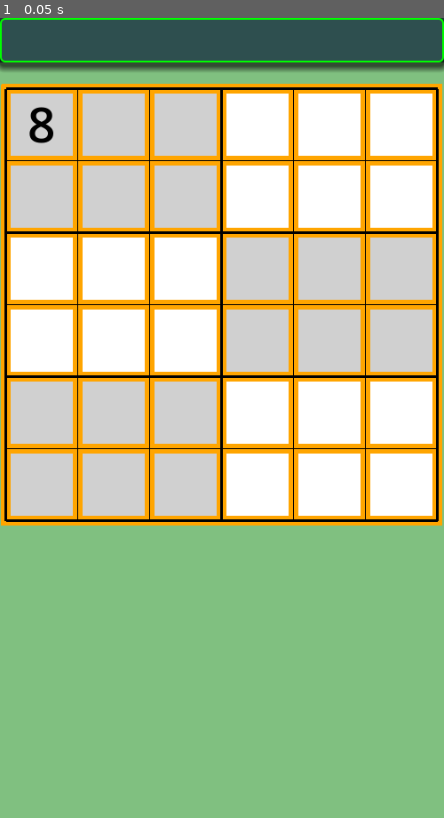
Above: before the commit, frame 1.
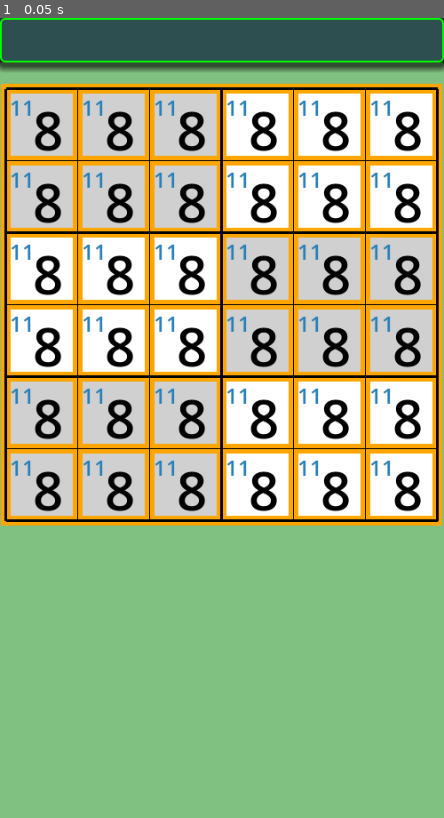
Above: after the commit, the same moment.

Repository: vivisuke/GD4KillerSudoku6
Game: Godot game, scene res://main_scene.tscn
Two runs of this game, one before a commit and one after it. Both use one fixed random seed, a clock stepped at 60 frames per second and the inputs below.
Inputs:
- Up to frame 1 (0.05 s): no input

The runs differ from the first frame. In frame 1, 8.1% of the frame differs, in the area x 2-95%, y 10-62%.

Commit message:
0012 ◎ C 04/04 04/04 0.001│ToDo│数字ラベルを動的生成する init_labels() 実装してみる

Diff:
--- /dev/null
+++ b/GD4KillerSudoku6/cage_label.tscn
@@ -0,0 +1,8 @@
+[gd_scene format=3 uid="uid://2f7vgpwblka4"]
+
+[node name="CageLabel" type="Label"]
+offset_right = 40.0
+offset_bottom = 23.0
+theme_override_colors/font_color = Color(0.160784, 0.501961, 0.72549, 1)
+theme_override_font_sizes/font_size = 30
+text = "11"
--- a/GD4KillerSudoku6/main_scene.tscn
+++ b/GD4KillerSudoku6/main_scene.tscn
@@ -1,12 +1,13 @@
 [gd_scene load_steps=6 format=3 uid="uid://df63unibnxvr5"]
 
+[ext_resource type="Script" path="res://scripts/main_scene.gd" id="1_j8s1i"]
 [ext_resource type="Script" path="res://scripts/TitleBar.gd" id="1_ltfgv"]
 [ext_resource type="Script" path="res://scripts/Board.gd" id="2_n82ed"]
 [ext_resource type="Script" path="res://scripts/Grid.gd" id="3_kpcp0"]
 [ext_resource type="Script" path="res://scripts/CageGrid.gd" id="3_xly3w"]
-[ext_resource type="PackedScene" uid="uid://bohn7tgd730e5" path="res://clue_label.tscn" id="5_6arp8"]
 
 [node name="MainScene" type="Node2D"]
+script = ExtResource("1_j8s1i")
 
 [node name="BG" type="ColorRect" parent="."]
 offset_right = 500.0
@@ -39,6 +40,3 @@
 offset_bottom = 40.0
 color = Color(1, 1, 1, 0)
 script = ExtResource("3_kpcp0")
-
-[node name="ClueLabel" parent="Board" instance=ExtResource("5_6arp8")]
-layout_mode = 0
--- /dev/null
+++ b/GD4KillerSudoku6/scripts/main_scene.gd
@@ -0,0 +1,127 @@
+extends Node2D
+
+enum {
+	HORZ = 1,
+	VERT,
+	BOX,
+	CELL,
+}
+enum {
+	CAGE_SUM = 0,			# ケージ内数字合計
+	CAGE_IX_LIST,			# ケージ内セル位置配列
+}
+enum {
+	#IX_CAGE_COLOR = 0,		# ケージ背景色、0, 1, 2, 3
+	IX_CAGE_TOP_LEFT = 0,	# ケージ左上位置
+	IX_CAGE_N,				# ケージ内数字数
+	IX_CAGE_SUM,			# ケージ内数字合計
+	IX_CAGE_BITS,			# ケージ内数字ビット論理和
+	#IX_CAGE_IX_LIST,		# ケージに含まれるセルIXのリスト
+}
+
+const N_COLOR = 4			# ケージ色種数
+const CAGE_N_NUM_MAX = 4	# ケージ最大セル数
+const N_VERT = 6
+const N_HORZ = 6
+const N_CELLS = N_HORZ * N_VERT
+const N_BOX_VERT = 2
+const N_BOX_HORZ = 3
+const CELL_WIDTH = 81
+const CELL_WIDTH3 = CELL_WIDTH/3
+const CELL_WIDTH4 = CELL_WIDTH/4
+const BIT_1 = 1
+const BIT_2 = 1<<1
+const BIT_3 = 1<<2
+const BIT_4 = 1<<3
+const BIT_5 = 1<<4
+const BIT_6 = 1<<5
+const BIT_7 = 1<<6
+const BIT_8 = 1<<7
+const BIT_9 = 1<<8
+const ALL_BITS = (1<<N_HORZ) - 1
+const BIT_MEMO = 1<<10
+const TILE_NONE = -1
+const TILE_EMPHASIZE = 0				# 強調カーソル（薄ピンク）
+const TILE_CURSOR = 1
+#const TILE_LTPINK = 1				# 強調カーソル（薄ピンク）
+#const TILE_LTBLUE = 1				# 強調カーソル（薄青）
+#const TILE_LTORANGE = 2				# 強調カーソル（薄橙）
+#const TILE_PINK = 3					# 強調カーソル（薄ピンク）
+const COLOR_INCORRECT = Color.RED
+const COLOR_DUP = Color.RED
+const COLOR_CLUE = Color.BLACK
+#const COLOR_INPUT = Color("#2980b9")	# VELIZE HOLE
+const COLOR_INPUT = Color.BLACK
+const UNDO_TYPE_CELL = 0		# セル数字入力
+const UNDO_TYPE_MEMO = 1		# メモ数字反転
+const UNDO_TYPE_AUTO_MEMO = 2	# 自動メモ
+const UNDO_TYPE_DEL_MEMO = 3	# メモ削除
+const UNDO_ITEM_TYPE = 0
+const UNDO_ITEM_IX = 1
+const UNDO_ITEM_NUM = 2			# for メモ数字
+const UNDO_ITEM_OLD = 2			# for セル数字
+const UNDO_ITEM_NEW = 3			# for セル数字
+const UNDO_ITEM_MEMOIX = 4		# メモ数字反転位置リスト
+const UNDO_ITEM_MEMO = 5		# 数字を入れた位置のメモ数字（ビット値）
+const UNDO_ITEM_MEMO_LST = 1
+const NUM_FONT_SIZE = 40
+const MEMO_FONT_SIZE = 20
+const LVL_BEGINNER = 0
+const LVL_EASY = 1
+const LVL_NORMAL = 2
+const AUTO_MEMO_N_COINS = 3				# 自動メモ消費コイン数
+
+const CAGE_TABLE = [
+	[	# for 2セルケージ
+		0b000000, 0b000000, 0b000011, 0b000101, 0b001111,	# for 1, 2, ... 5
+		0b011011, 0b111111, 0b110110, 0b111100, 0b101000, 	# for 6, 7, ... 10
+		0b110000, 											# for 11
+	],
+	[	# for 3セルケージ
+		0b000000, 0b000000, 0b000000, 0b000000, 0b000000,	# for 1, 2, ... 5
+		0b000111, 0b001011, 0b011111, 0b111111, 0b111111,	# for 6, 7, ... 10
+		0b111111, 0b111111, 0b111110, 0b110100, 0b111000,	# for 11, 12, ... 15
+	],
+	[	# for 4セルケージ
+		0b000000, 0b000000, 0b000000, 0b000000, 0b000000,	# for 1, 2, ... 5
+		0b000000, 0b000000, 0b000000, 0b000000, 0b001111,	# for 6, 7, ... 10
+		0b010111, 0b111111, 0b111111, 0b111111, 0b111111,	# for 11, 12, ... 15
+		0b111111, 0b111111, 0b111111, 0b111010, 0b111100,	# for 16, 17, 18
+	],
+]
+
+var cage_labels = []		# ケージ合計数字用ラベル配列
+var clue_labels = []		# 手がかり数字用ラベル配列
+var input_labels = []		# 入力数字用ラベル配列
+
+# Called when the node enters the scene tree for the first time.
+func _ready():
+	init_labels()
+	pass # Replace with function body.
+
+func init_labels():
+	# 手がかり数字、入力数字用 Label 生成
+	for y in range(N_VERT):
+		for x in range(N_HORZ):
+			var px = x * CELL_WIDTH
+			var py = y * CELL_WIDTH
+			# ケージ合計用ラベル
+			var label = Label.new()
+			cage_labels.push_back(label)
+			label.add_theme_color_override("font_color", Color("#2980b9"))	# VELIZE HOLE
+			label.add_theme_font_size_override("font_size", 24)
+			label.position = Vector2(px + 4, py + 4)
+			label.text = "11"
+			$Board.add_child(label)
+			# 入力数字用ラベル
+			label = Label.new()
+			input_labels.push_back(label)
+			label.add_theme_color_override("font_color", Color.BLACK)
+			label.add_theme_font_size_override("font_size", 60)
+			label.position = Vector2(px+30, py + 4)
+			label.text = "8"
+			$Board.add_child(label)
+
+# Called every frame. 'delta' is the elapsed time since the previous frame.
+func _process(delta):
+	pass
Not shown, changed: GD4KillerSudoku6.spr
